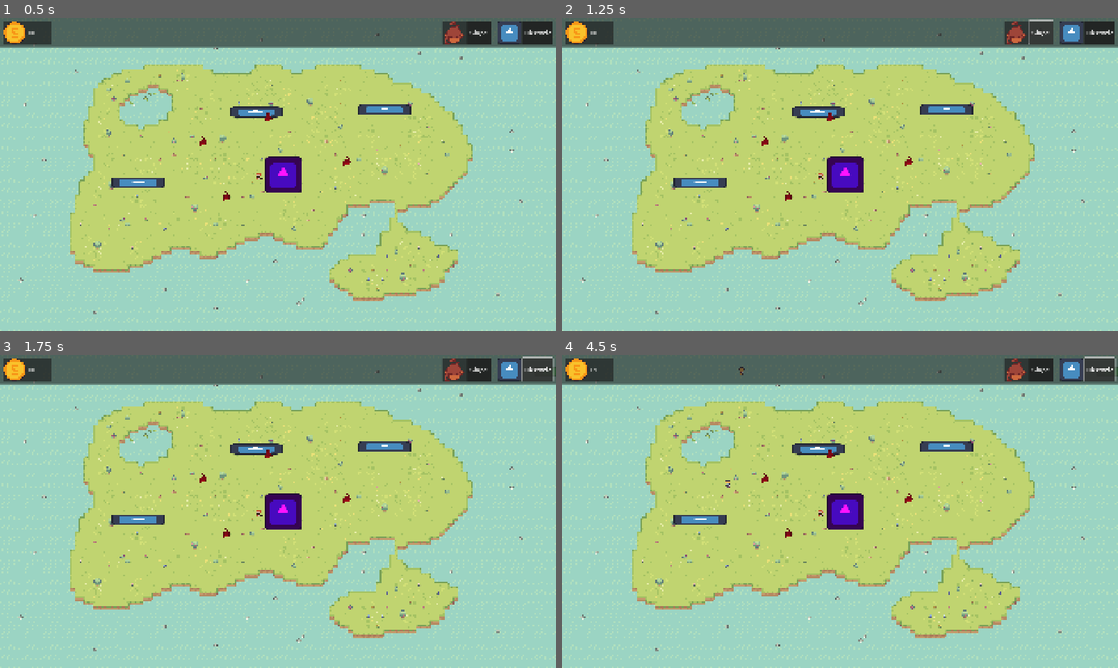
Above: before the commit, frames 1-4 (two rows, left to right).
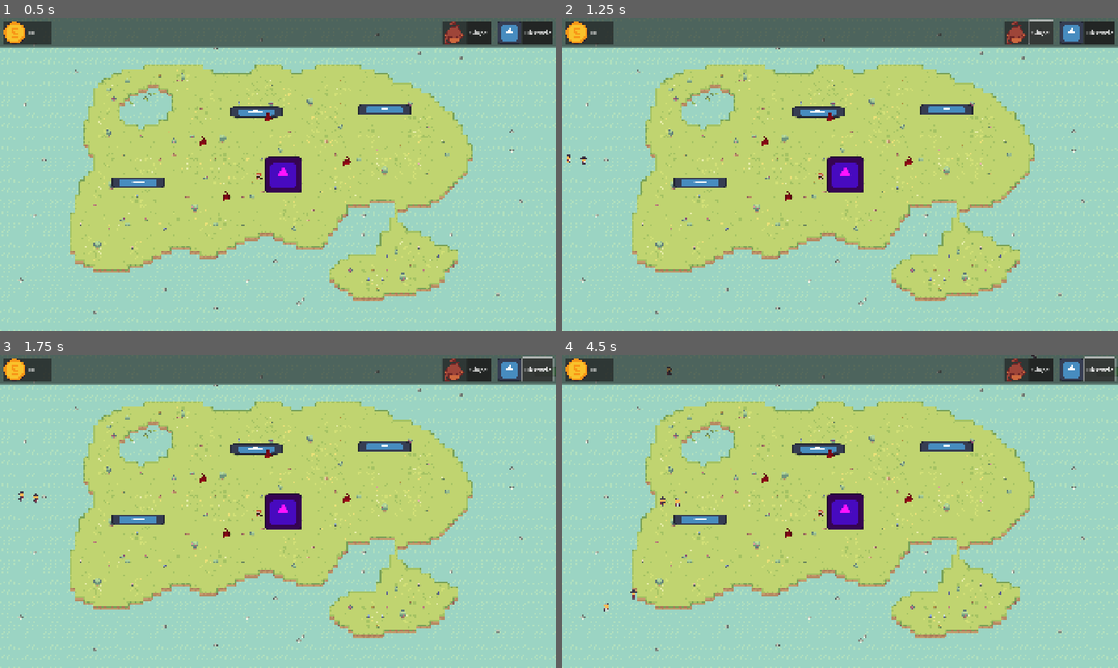
Above: after the commit, the same moments.

Repository: CreaJeu/PirateTowerDefense
Game: Godot game, scene res://scenes/main.tscn
The game is run twice, just before and just after one commit, with the same random seed, the same clock (stepped at 60 frames per second) and the same inputs. This scene is started directly instead of the project's main scene. The engine's default icon, where the game draws it, is replaced by a stand-in: a white triangle on a blue panel in a dark square.
Inputs:
- Up to frame 1 (0.5 s): no input
- Up to frame 2 (1.25 s): click "Singe" at 0.5 s
- Up to frame 3 (1.75 s): click "Obstacle" at 1.25 s
- Up to frame 4 (4.5 s): click "Singe" at 2 s; click "Obstacle" at 2.75 s; click "Singe" at 3.5 s; click "Obstacle" at 4.25 s

Frame 1 is identical in both runs. In frame 2, less than 0.1% of the frame differs, in the area x 0-5%, y 43-47%; in frame 3, less than 0.1%; in frame 4, 0.2%, in the area x 5-86%, y 0-82%.

Commit message:
Les ennemis spawnent de partout maintenant

Diff:
--- a/scripts/enemy_spawner.gd
+++ b/scripts/enemy_spawner.gd
@@ -3,7 +3,7 @@
 
 @export var enemy_scene: PackedScene
 @export var spawn_rate = 1.5 # seconds between spawns
-@export var spawn_distance = 600.0
+@export var spawn_distance = 960.0
 
 var game_over := false
 var timer := 0.0
@@ -24,8 +24,8 @@
 func spawn_enemy():
 	var enemy: Enemy = enemy_scene.instantiate()
 	$"../Enemies".add_child(enemy)
-	var angle = randf() * TAU
-	var spawn_pos = Vector2(cos(angle), sin(angle)) * spawn_distance
+	var angle = randf() * 360
+	var spawn_pos = Vector2(960, 540) + Vector2(cos(angle), sin(angle)) * spawn_distance
 	enemy.global_position = spawn_pos
 	var base = $"../Base"
 	enemy.target = base
Not shown: 2 places in scenes/main.tscn that only renumber resources
